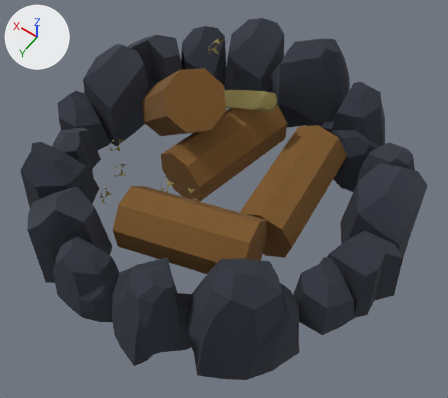
Before and after pictures for a commit that changed the FBX model .redfox-studios/Blender/.fbx/SM_Campfire.fbx.
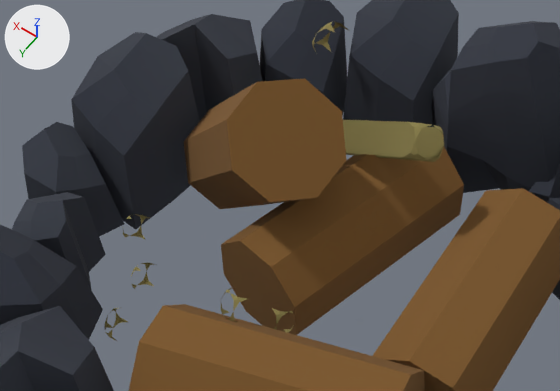
Each version is shown whole from a camera (50 mm lens) standing at (-1.473, 2.027, 2.92) and looking at (-0.147, 0.171, 0.003), then close up on the part from 10% to 75% of the width and 7% to 58% of the height. Lighting does not change. The marker at upper left points along +X, +Y and +Z. The first two pictures are the older version. Where no turn or scale is listed for an object, it has been applied to the vertices. Vertices at exactly the same position are counted once.

The older version as bpy lines, for what is in view:
```python
me_cylinder_022 = bpy.data.meshes.new('Cylinder.022')
me_cylinder_022.from_pydata(...)  # 1136 vertices, 922 faces; spans x -1.68..0.8, y -1.01..1.39, z -0.43..0.41
# faces by material slot: [186, 736]
me_cylinder_022.materials.append(mat_material)  # picture img_colorpalette_png
me_cylinder_022.materials.append(mat_material_004)  # picture img_colorpalette_png
ob_sm_campfire = bpy.data.objects.new('SM_Campfire', me_cylinder_022)
ob_sm_campfire.location = (0.437, -0.171, 0.177)
```
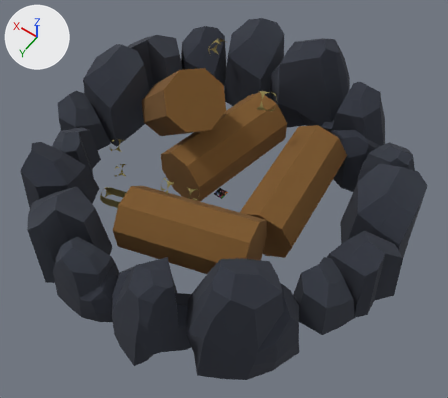
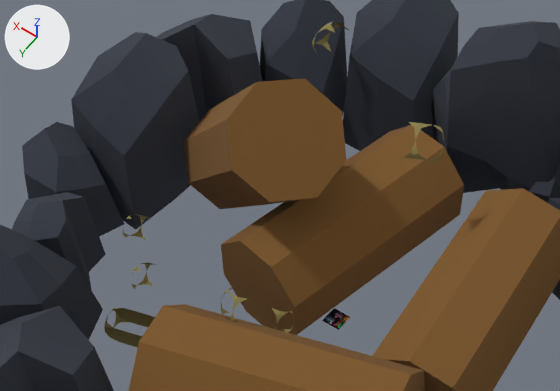
The newer file is also turned or shifted as a whole; pictures and numbers use the older file's frame.

What the commit changed:
me_cylinder_022 is used by ob_sm_campfire; location (0.437, -0.171, 0.177).
me_cylinder_022 had 1136 vertices, 922 faces and spanned x -1.68..0.8, y -1.01..1.39, z -0.43..0.41.
me_cylinder_022 now has 1140 vertices, 923 faces and spans x -1.68..0.8, y -1.01..1.39, z -0.43..0.41.
Part 1, on me_cylinder_022:
1 vertex is removed from x -0.67, y -0.06, z -0.38.
5 faces are deleted.
8 vertices are added at x -0.63..0.21, y 0.14..0.68, z -0.4..-0.34.
1 new face joins them, mat_material_004 (picture img_colorpalette_png).
7 new faces join them, mat_material (picture img_colorpalette_png).
Part 2, on me_cylinder_022:
2 vertices are removed from x -0.6..-0.54, y -0.17..-0.1, z 0.21..0.26.
4 faces are deleted.
2 new faces join them, mat_material (picture img_colorpalette_png).
Other edits to the shape of me_cylinder_022 do not show in these pictures.

What differs and where, as boxes [x1, y1, x2, y2] in the close-ups (560 x 391 px):
part 1 of me_cylinder_022, built on
    before: [105, 264, 150, 329]
    after: [105, 264, 350, 347]
part 2 of me_cylinder_022, cut back
    before: [343, 120, 444, 162]
    after: [414, 126, 444, 140]
